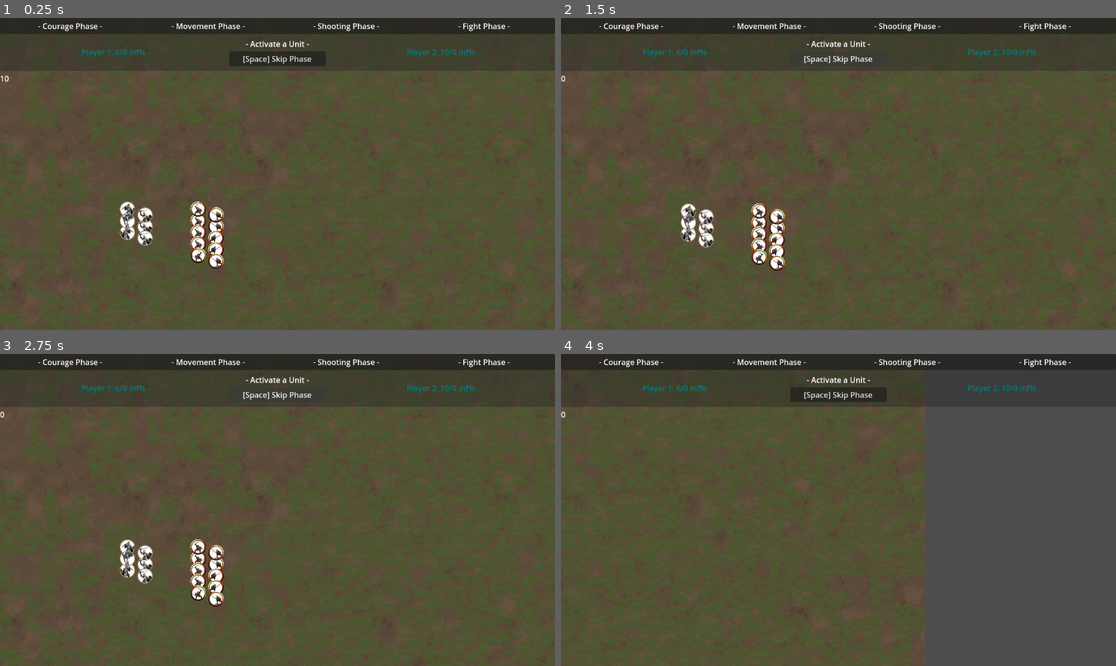
Above: before the commit, frames 1-4 (two rows, left to right).
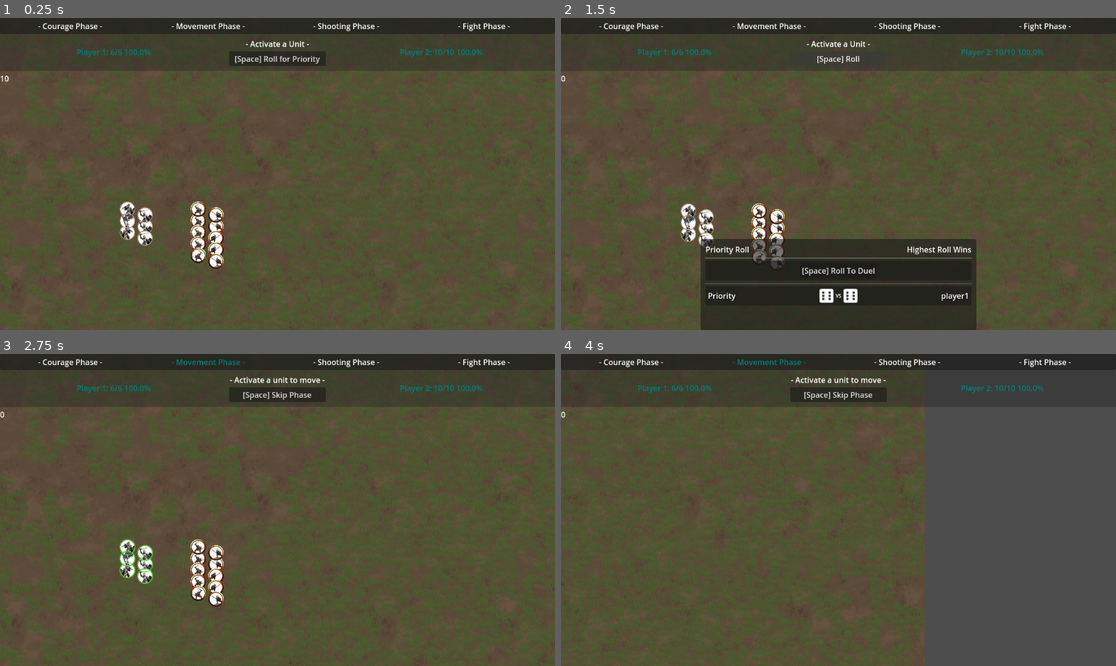
Above: after the commit, the same moments.

Repository: tharmoth/wargame
Game: Godot game, scene res://src/main.tscn
Two runs of this game, one before a commit and one after it. Both use one fixed random seed, a clock stepped at 60 frames per second and the inputs below.
Inputs (mouse positions are in pixels of both pictures, inside the frame that each line leads up to):
- Up to frame 1 (0.25 s): no input
- Up to frame 2 (1.5 s): click "[Space] Skip Phase" (after the commit: "[Space] Roll for Priority") at 0.5 s; click "[Space] Skip Phase" (after the commit: "[Space] Roll") at 1.25 s
- Up to frame 3 (2.75 s): click "[Space] Skip Phase" (after the commit: "[Space] Roll To Duel") at 2 s
- Up to frame 4 (4 s): tap Enter at 2.75 s; move the mouse to (705, 563) at 2.77 s; hold D (right) 2.78-3.53 s; click (705, 563) at 2.85 s; move the mouse to (727, 525) at 3.52 s; hold S (down) from 3.53 s (still down); tap Mouse wheel down (MWD) at 3.6 s; click (727, 525) at 3.8 s

The runs differ from the first frame. In frame 1, 0.4% of the frame differs, in the area x 13-87%, y 10-15%; in frame 2, 15%, in the area x 13-87%, y 10-100%; in frame 3, 0.7%; in frame 4, 0.6%.
Error before the commit: Parse Error: Too many arguments for "get_valid_tiles()" call. Expected at most 1 but received 2. (res://src/rpg/phases/movement_phase.gd:44)

Commit message:
Renstate AI Movement, Fix AI movement bug

Diff:
--- a/src/rpg/phases/ai/ai_movement_phase.gd
+++ b/src/rpg/phases/ai/ai_movement_phase.gd
@@ -33,7 +33,7 @@
 
 func move_randomly(units : Array[Unit]) -> void:
 	for unit : Unit in units:
-		var tiles : Array[Vector2i] = Movement.get_valid_tiles(unit, false)
+		var tiles : Array[Vector2i] = Movement.get_valid_tiles(unit)
 		if tiles.is_empty():
 			continue
 		else:
@@ -54,9 +54,8 @@
 		var in_melee_not_supported : Array[Unit] = in_melee.filter(func(x: Unit) -> bool: return x not in already_supported)
 		var not_supported : Array[Unit] = friendly_units.filter(func(x: Unit) -> bool: return x not in already_supported)
 		# First attempt to move to allies that are in melee and are not supported
-		unit_supported = move_to_nearest(unit, in_melee_not_supported)
+		unit_supported = move_to_nearest(unit, in_melee_not_supported, true)
 		if unit_supported != null:
-			unit.draw_supports([unit_supported.get_map_position()])
 			unit.get_component("AIBlackboard").set_value("supporting", unit_supported)
 			already_supported.append(unit_supported)
 			continue
@@ -96,9 +95,17 @@
 
 # Attempt to move adjacent to the first possible unit in target_units, if possible
 # Returns true if a move was made, false otherwise
-func move_to_nearest(unit_to_move : Unit, target_units : Array[Unit]) -> Unit:
+func move_to_nearest(unit_to_move : Unit, target_units : Array[Unit], avoid_zoc : bool = false) -> Unit:
 	for target_unit : Unit in target_units:
-		var valid_tiles : Array[Vector2i] = Movement.get_valid_tiles(unit_to_move, false)
+		var valid_tiles : Array[Vector2i] = Movement.get_valid_tiles(unit_to_move)
+
+		if avoid_zoc:
+			var invalid_tiles : Array[Vector2i] = Movement.get_team_zoc(unit_to_move.team)
+			for tile : Vector2i in invalid_tiles:
+				if tile in valid_tiles:
+					valid_tiles.remove_at(valid_tiles.find(tile))
+
+
 		var target_tiles : Array[Vector2i] = []
 		for direction : Vector2i in SKTileMap.get_adjacent_cells(target_unit.get_map_position()):
 			if direction + target_unit.get_map_position() in valid_tiles:
@@ -125,7 +132,7 @@
 	pass
 
 func _can_move_next_to(unit : Unit, map_pos : Vector2i) -> bool:
-	var valid_tiles : Array[Vector2i] = Movement.get_valid_tiles(unit, false)
+	var valid_tiles : Array[Vector2i] = Movement.get_valid_tiles(unit)
 	for direction : Vector2i in SKTileMap.get_adjacent_cells(map_pos):
 		if direction + map_pos in valid_tiles:
 			return true
--- a/src/rpg/phases/movement_phase.gd
+++ b/src/rpg/phases/movement_phase.gd
@@ -41,7 +41,7 @@
 			unit.select()
 			_selected_unit = unit
 
-			var tiles : Array[Vector2i] = Movement.get_valid_tiles(_selected_unit, false)
+			var tiles : Array[Vector2i] = Movement.get_valid_tiles(_selected_unit)
 			_selected_unit.draw_movement(tiles)
 	elif map_position in _selected_unit.tiles:
 		_selected_unit.move_to(map_position)
--- a/src/rpg/phases/turn_manager.gd
+++ b/src/rpg/phases/turn_manager.gd
@@ -52,7 +52,7 @@
 	player1movement.team = "player1"
 	player1movement.name = "movement"
 
-	var player2movement : MovementPhase = MovementPhase.new()
+	var player2movement : AIMovementPhase = AIMovementPhase.new()
 	player2movement.team = "player2"
 	player2movement.name = "movement"
 
